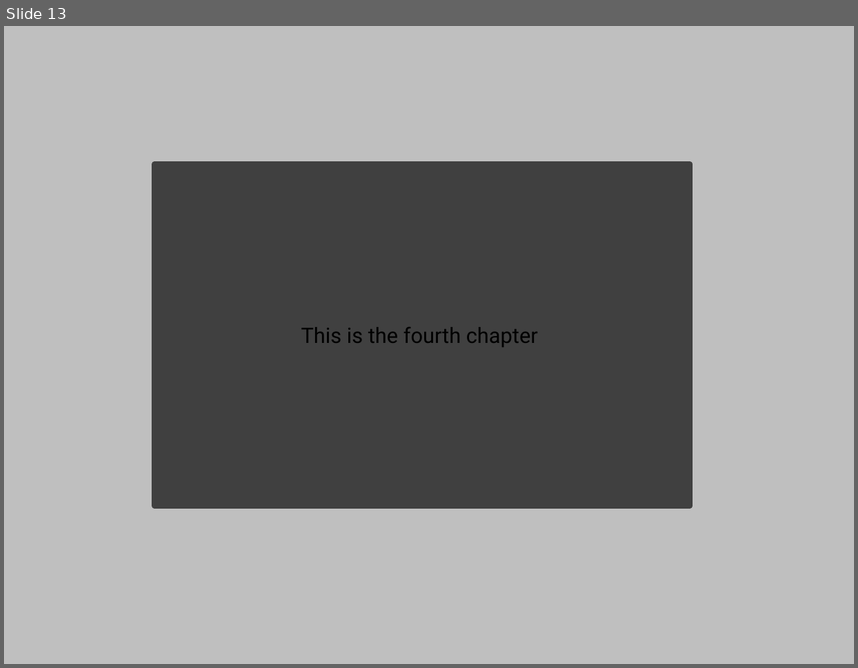
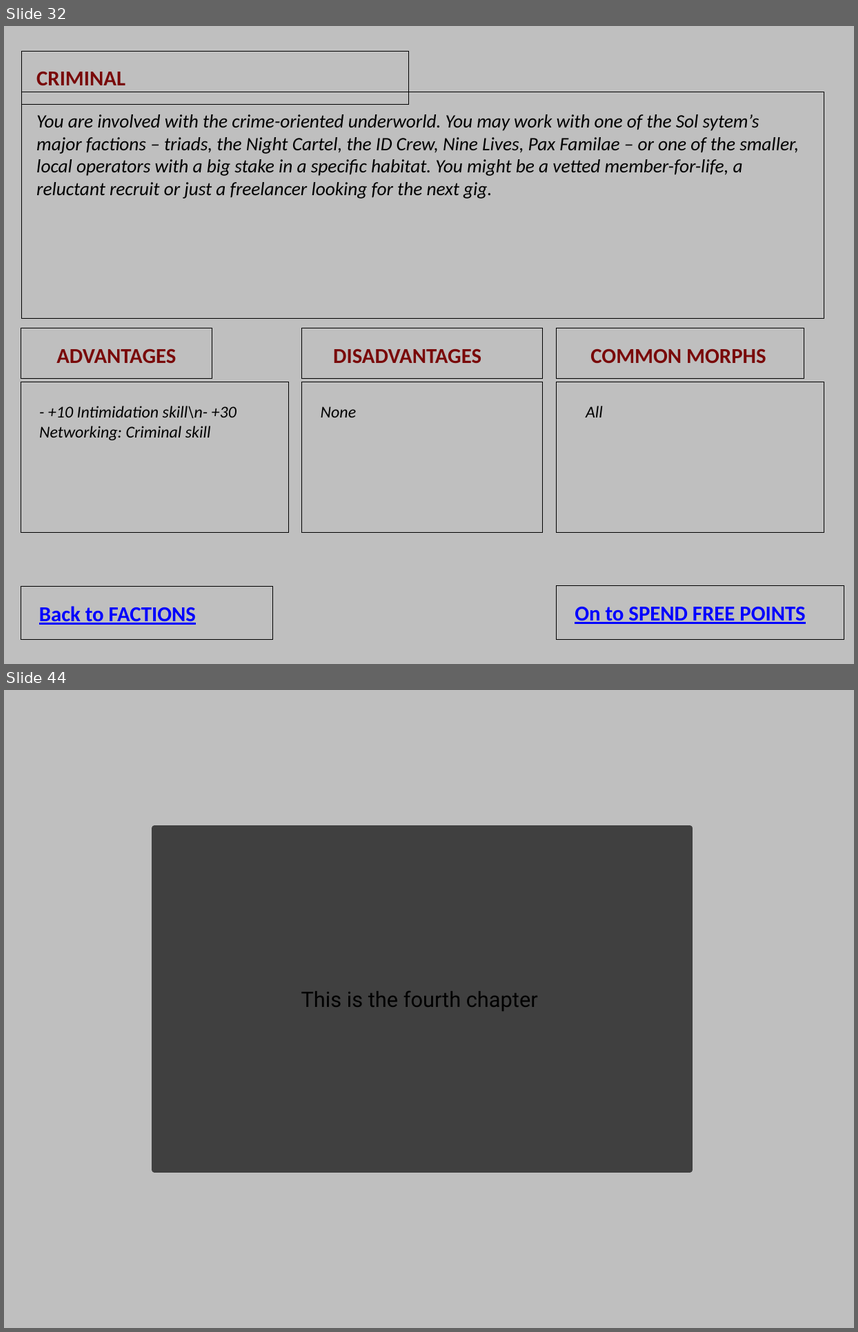
Before and after one commit to D6Digital/SWENGFrame, a slide deck: github resources/EclipsePhase.pptm. Shown one above the other, each under a label of ours: slide 13 before the commit, slides 32 and 44 after it; the slides between them are not shown. The pictures are 858x668 and 858x1332 pixels, drawn with LibreOffice and Linux fonts; fonts in the diff are those of the drawing. Boxes give left, top, right and bottom in pixels: in the first picture for what was removed or moved away, otherwise in the second. Text is boxed around its words. In the diff, an @@ line names an element or a change of style, - is before the commit and + after.

```diff
--- a/github resources/EclipsePhase.pptm
+++ b/github resources/EclipsePhase.pptm
@@ slide 32 added at (x1=4, y1=26, x2=854, y2=664), background #BFBFBF @@
@@ rectangle added at (x1=22, y1=51, x2=410, y2=104), outline #000000 0.75 pt @@
@@ text added at (x1=36, y1=72, x2=125, y2=85), 18 pt, text #790909, bold @@
+CRIMINAL
@@ rectangle added at (x1=22, y1=92, x2=824, y2=319), outline #000000 0.75 pt @@
@@ text added at (x1=36, y1=114, x2=799, y2=198), 16 pt, text #000000, italic @@
+You are involved with the crime-oriented underworld. You may work with one of the Sol sytem’s major factions – triads, the Night Cartel, the ID Crew, Nine Lives, Pax Familae – or one of the smaller, local operators with a big stake in a specific habitat. You might be a vetted member-for-life, a reluctant recruit or just a freelancer looking for the next gig.
@@ rectangle added at (x1=21, y1=329, x2=212, y2=379), outline #000000 0.75 pt @@
@@ rectangle added at (x1=301, y1=329, x2=542, y2=379), outline #000000 0.75 pt @@
@@ rectangle added at (x1=557, y1=329, x2=804, y2=379), outline #000000 0.75 pt @@
@@ text added at (x1=56, y1=349, x2=176, y2=363), 18 pt, text #790909, bold @@
+ADVANTAGES
@@ text added at (x1=333, y1=349, x2=481, y2=363), 18 pt, text #790909, bold @@
+DISADVANTAGES
@@ text added at (x1=590, y1=349, x2=766, y2=363), 18 pt, text #790909, bold @@
+COMMON MORPHS
@@ rectangle added at (x1=21, y1=382, x2=289, y2=532), outline #000000 0.75 pt @@
@@ rectangle added at (x1=301, y1=382, x2=542, y2=532), outline #000000 0.75 pt @@
@@ rectangle added at (x1=557, y1=382, x2=824, y2=532), outline #000000 0.75 pt @@
@@ text added at (x1=39, y1=405, x2=237, y2=440), 14 pt, text #000000, italic @@
+- +10 Intimidation skill\n- +30 Networking: Criminal skill
@@ text added at (x1=321, y1=406, x2=357, y2=417), 14 pt, text #000000, italic @@
+None
@@ text added at (x1=586, y1=405, x2=603, y2=417), 14 pt, text #000000, italic @@
+All
@@ rectangle added at (x1=21, y1=586, x2=274, y2=639), outline #000000 0.75 pt @@
@@ rectangle added at (x1=557, y1=586, x2=844, y2=639), outline #000000 0.75 pt @@
@@ text added at (x1=39, y1=606, x2=196, y2=624), 18 pt, text #0000FF, bold, underline @@
+Back to FACTIONS
@@ text added at (x1=575, y1=606, x2=805, y2=624), 18 pt, text #0000FF, bold, underline @@
+On to SPEND FREE POINTS
@@ what was slide 13 is now slide 44 @@
```
Also in this commit, not shown: 2 slides changed, 32 other slides added, 2 slides removed, 4 other files.
